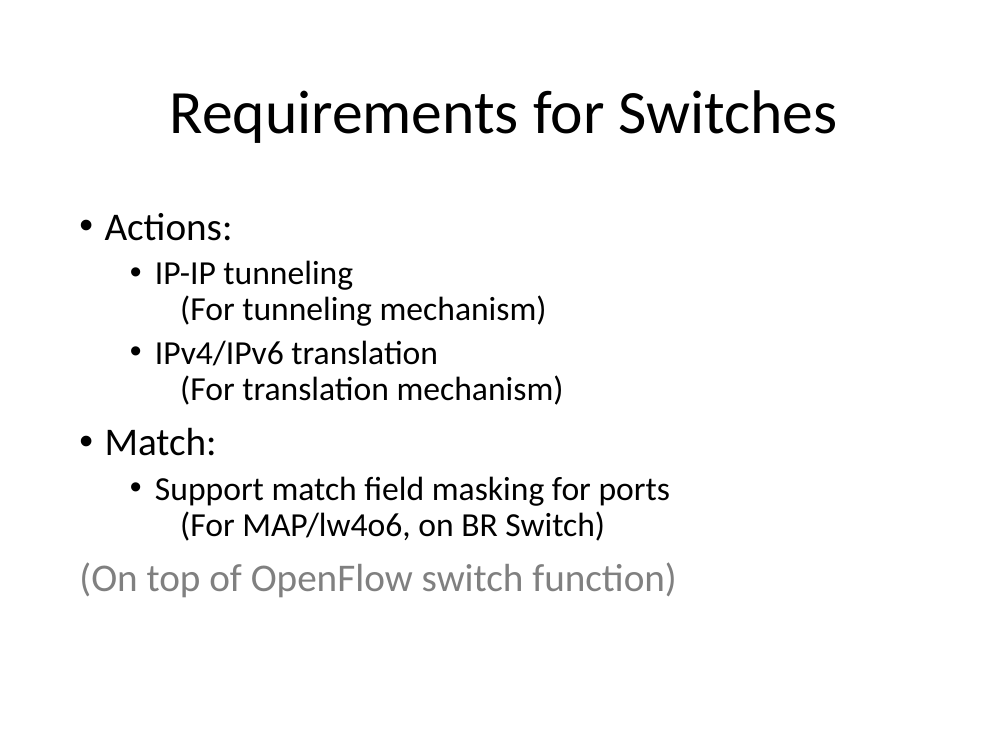
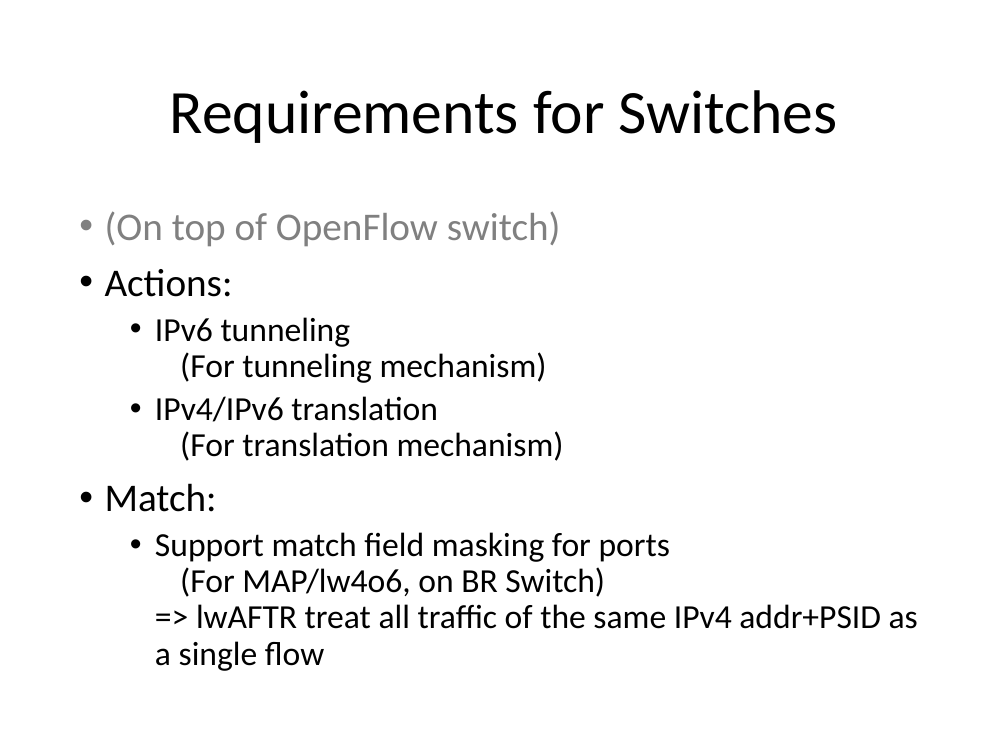
Before and after one commit to gnocuil/draft-sdn, a slide deck: slide 6 of Unified IPv6 Transition Framework With Flow-based Forwarding.pptx. Drawn at 1008x756 pixels with LibreOffice and Linux fonts; fonts in the diff are those of the drawing. Boxes give left, top, right and bottom in pixels: in the first picture for what was removed or moved away, otherwise in the second. Text is boxed around its words. In the diff, an @@ line names an element or a change of style, - is before the commit and + after.

Commit message:
update ppt

```diff
--- a/Unified IPv6 Transition Framework With Flow-based Forwarding.pptx
+++ b/Unified IPv6 Transition Framework With Flow-based Forwarding.pptx
@@ text at (105, 211, 561, 246): paragraph added @@
+• (On top of OpenFlow switch)
@@ text at (155, 317, 547, 383): text changed @@
-  • IP-IP tunneling
-    (For tunneling mechanism)
+  • IPv6 tunneling
+    (For tunneling mechanism)
@@ text at (155, 532, 918, 671): text changed @@
-  • Support match field masking for ports
-    (For MAP/lw4o6, on BR Switch)
-(On top of OpenFlow switch function)
+  • Support match field masking for ports
+    (For MAP/lw4o6, on BR Switch)
+    => lwAFTR treat all traffic of the same IPv4 addr+PSID as a single flow
```
Also in this commit, not shown: 1 other slide changed.
